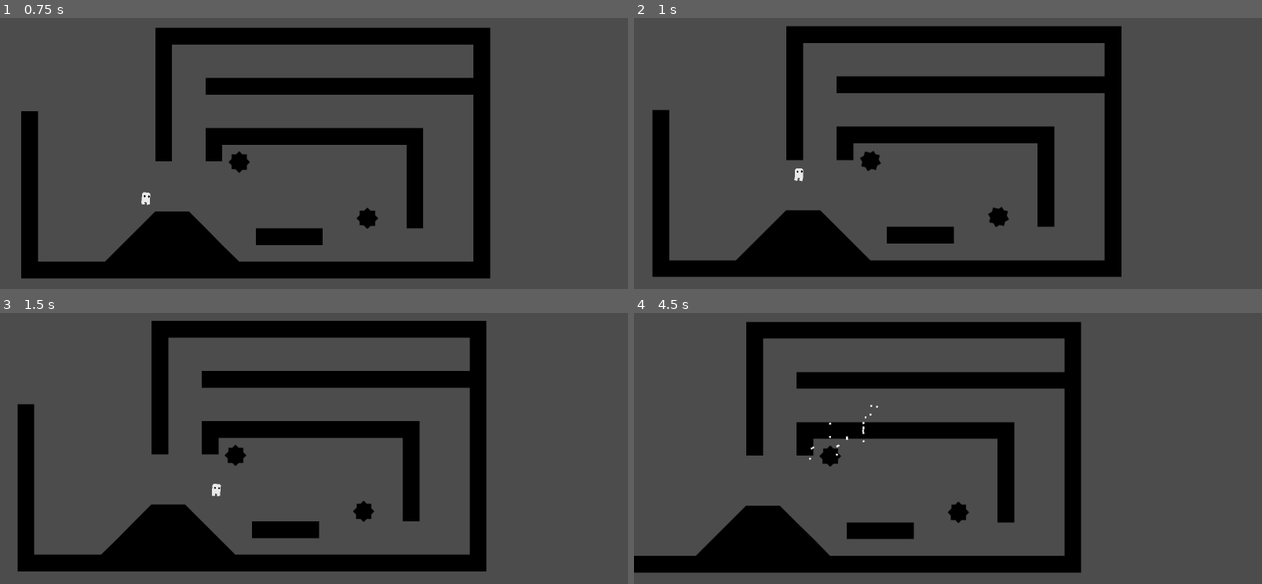
Above: before the commit, frames 1-4 (two rows, left to right).
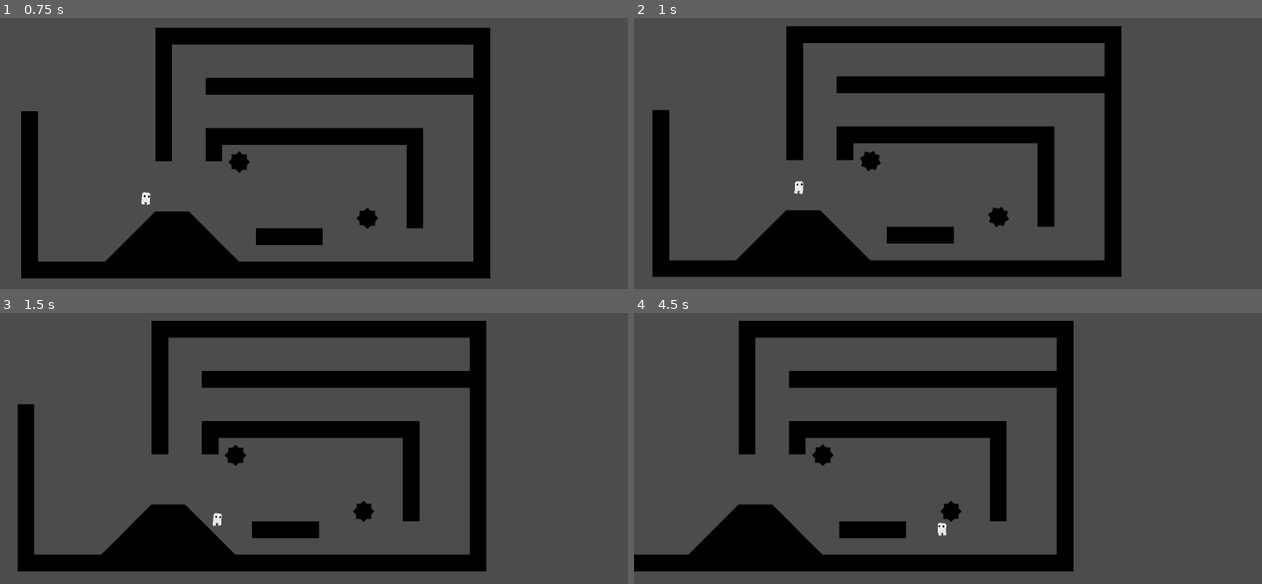
Above: after the commit, the same moments.

Repository: Maigal/gorace
Game: Godot game, scene res://Levels/level_0.tscn
Same seed, same stepped clock (60 frames per second), same inputs: the game is played once before the commit and once after it. This scene is started directly instead of the project's main scene.
Inputs:
- Up to frame 1 (0.75 s): hold Right (move_right) from 0.53 s (still down); tap Space (jump) at 0.6 s
- Up to frame 2 (1 s): keep holding Right (move_right); tap Space (jump) at 0.77 s
- Up to frame 3 (1.5 s): keep holding Right (move_right); tap Space (jump) at 1.07, 1.35 s
- Up to frame 4 (4.5 s): tap Space (jump) at 1.52, 1.82, 2.1, 2.85, 3.02, 3.32, 3.6, 3.77, 4.07, 4.35 s; release Right (move_right) at 2.03 s; hold Left (move_left) 2.03-2.78 s; hold Right (move_right) 2.78-4.28 s; hold Left (move_left) from 4.28 s (still down)

Frame 1 is identical in both runs. In frame 2, 0.1% of the frame differs, in the area x 25-27%, y 55-66%; in frame 3, 0.1%; in frame 4, 7.9%, in the area x 0-72%, y 2-96%.

Commit message:
g

Diff:
--- a/client/Player.gd
+++ b/client/Player.gd
@@ -147,6 +147,8 @@
 	if y_velocity > MAX_FALL_SPEED:
 		y_velocity = MAX_FALL_SPEED
 
+	if Input.is_action_just_released("jump") && y_velocity < 0:
+		y_velocity = y_velocity / 2;
 #	print(is_on_wall())
 
 	var wallCollider = null
